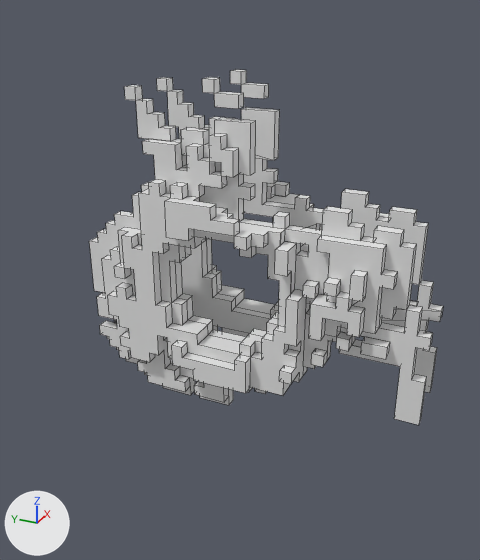
Before and after pictures for a commit that changed the FBX model Assets/Mafas/All_Nexus/Teabag_Nexus/Teabag_mesh/Teabag_Base03_1.fbx.
Before and after are seen from a camera (50 mm lens) standing at (-4.93, -2.19, 2.41) and looking at (-0.03, 0.01, -0.04). The lights are fixed; the arrows at lower left show +X, +Y and +Z. Mesh edges are drawn as thin lines. Vertices at the same position are counted once.

The first picture shows 'Teabag_Base03_1'.
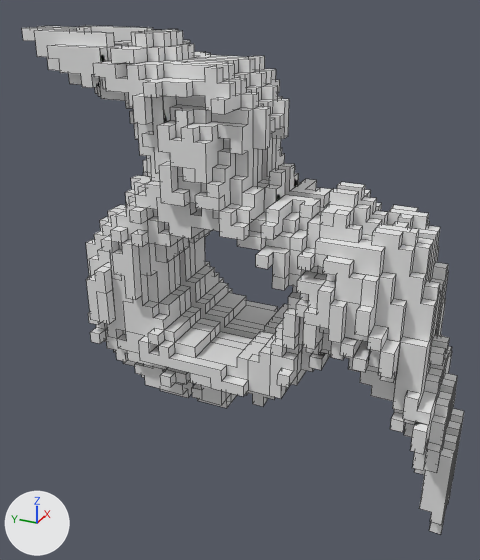
Pixel boxes [x1, y1, x2, y2] of what changed, in the pictures (480 x 560 px):
'Teabag_Base03_1', reshaped, turned: before [89, 70, 443, 425]; after [22, 26, 464, 534]
part 1 of me_objobject_036, rebuilt (27% wider, 49% taller): before [89, 85, 433, 425]; after [22, 27, 458, 534]
part 2 of me_objobject_036, rebuilt: before [157, 77, 443, 393]; after [37, 26, 464, 504]
part 3 of me_objobject_036, deleted: before [230, 70, 269, 99]
part 4 of me_objobject_036, deleted: before [202, 77, 244, 109]

What changed in the scene script:
```text
Change me_objobject_036:
    used by ob_teabag_base03_1; location = (0.0, 0.0, 0.0); rotation_euler = (-3.142, 0.0, 0.0), in degrees (-180, 0, 0); scale = (0.01, 0.01, 0.01)
    remove me_objobject_036.from_pydata(...)  # 1472 vertices, 957 faces; spans x -60.0..60.0, y -140.0..170.0, z -170.0..120.0
    add me_objobject_036.from_pydata(...)  # 3212 vertices, 2335 faces; spans x -65.0..65.0, y -200.0..200.0, z -200.0..200.0
    me_objobject_036 part 1: the loose piece of 722 vertices spanning x -60.0..-20.0, y -140.0..170.0, z -160.0..120.0 is rebuilt with 1576 vertices and now spans x -65.0..-5.0, y -200.0..200.0, z -200.0..200.0
    me_objobject_036 part 2: the loose piece of 722 vertices spanning x 20.0..60.0, y -140.0..170.0, z -160.0..120.0 is rebuilt with 1576 vertices and now spans x 5.0..65.0, y -200.0..200.0, z -200.0..200.0
    me_objobject_036 part 3: the loose piece of 14 vertices spanning x 20.0..30.0, y -20.0..10.0, z -170.0..-150.0 is deleted
    me_objobject_036 part 4: the loose piece of 14 vertices spanning x -30.0..-20.0, y -20.0..10.0, z -170.0..-150.0 is deleted
Change ob_teabag_base03_1:
    ob_teabag_base03_1.rotation_euler: (-3.142, 0.0, 0.0) -> (1.571, 0.0, 0.0)  # degrees (-180, 0, 0) -> degrees (90, 0, 0)
```
